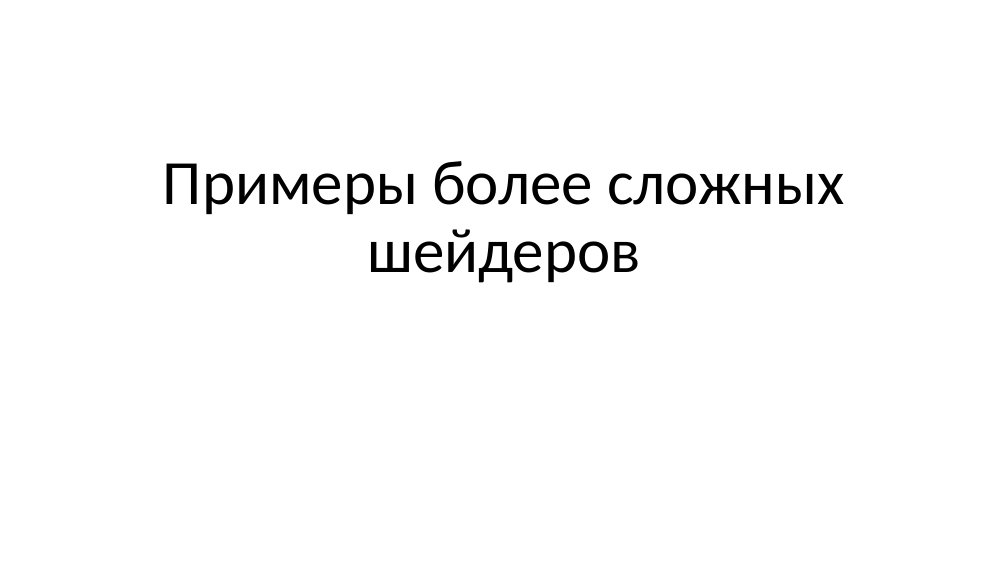
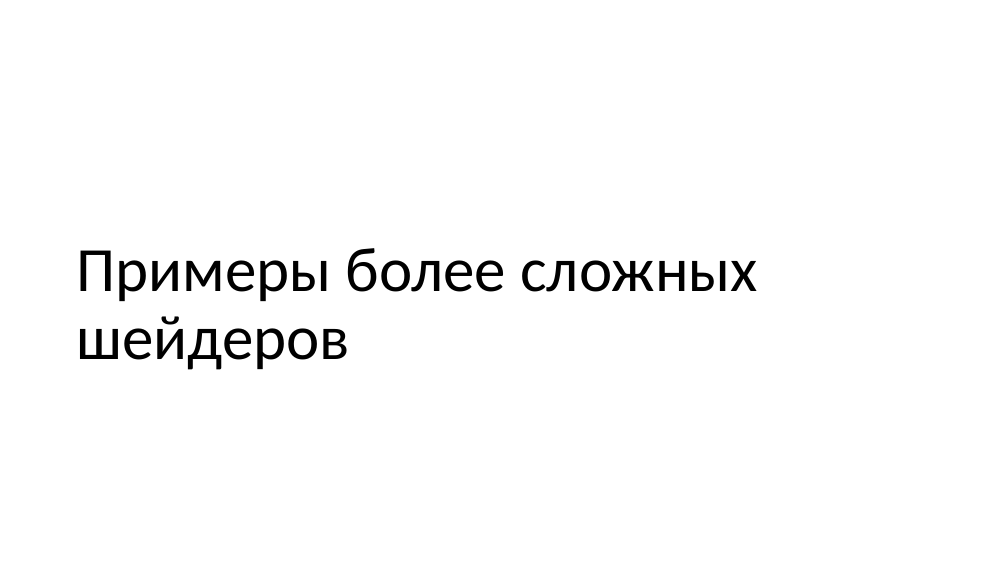
Before and after one commit to alexey-malov/cg-course, a slide deck: slide 16 of lectures/08 - Практическое использование шейдеров.pptx. Drawn at 1008x567 pixels with LibreOffice and Linux fonts; fonts in the diff are those of the drawing. Boxes give left, top, right and bottom in pixels: in the first picture for what was removed or moved away, otherwise in the second. Text is boxed around its words. In the diff, an @@ line names an element or a change of style, - is before the commit and + after.

Commit message:
Добавил пример с lighting models

```diff
--- a/lectures/08 - Практическое использование шейдеров.pptx
+++ b/lectures/08 - Практическое использование шейдеров.pptx
@@ title "Примеры более сложных шейдеров": place and size @@
-title "Примеры более сложных шейдеров" at (163,161,845,283)
+title "Примеры более сложных шейдеров" at (76,248,758,370)
@@ title "Примеры более сложных шейдеров" at (76,248,758,370): alignment centre to left @@
```
Also in this commit, not shown: 10 other slides changed, 16 slides added, 22 other files.
